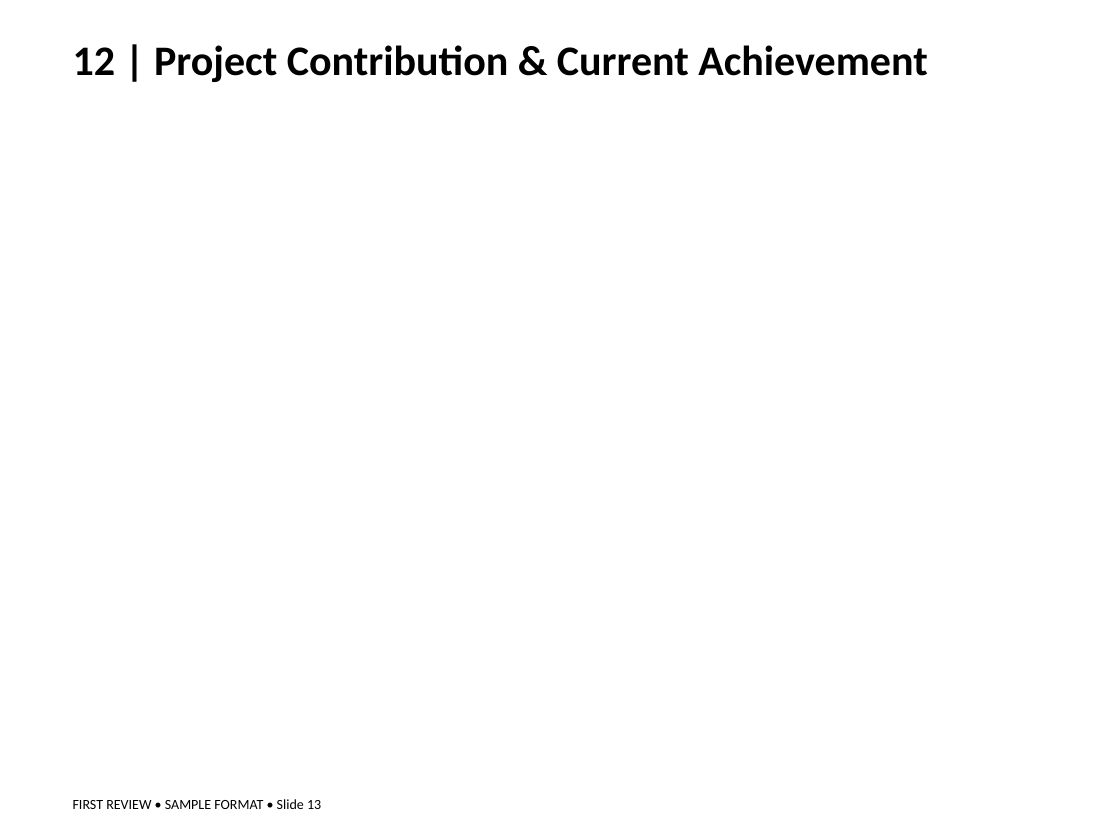
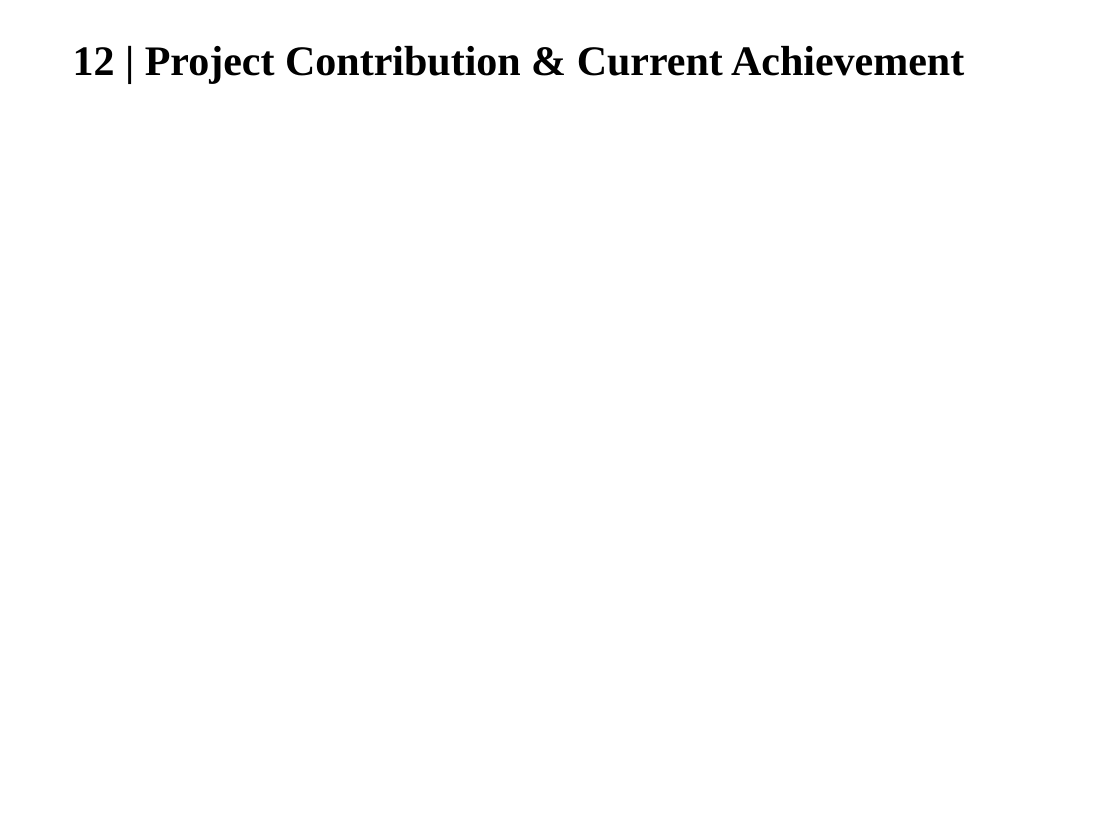
Before and after one commit to Harsha-Vardhan2005/graph-rag, a slide deck: slide 13 of Docs/First_Review_Sample_Presentation.pptx. Drawn at 1120x840 pixels with LibreOffice and Linux fonts; fonts in the diff are those of the drawing. Boxes give left, top, right and bottom in pixels: in the first picture for what was removed or moved away, otherwise in the second. Text is boxed around its words. In the diff, an @@ line names an element or a change of style, - is before the commit and + after.

```diff
--- a/Docs/First_Review_Sample_Presentation.pptx
+++ b/Docs/First_Review_Sample_Presentation.pptx
@@ text "12 | Project Contribution & ..." at (73, 46, 964, 84): font Calibri to Times New Roman @@
@@ text removed at (73, 799, 321, 809) @@
-FIRST REVIEW • SAMPLE FORMAT • Slide 13
```
Also in this commit, not shown: 2 other slides changed, 12 slides added, 12 slides removed, 4 other files.
